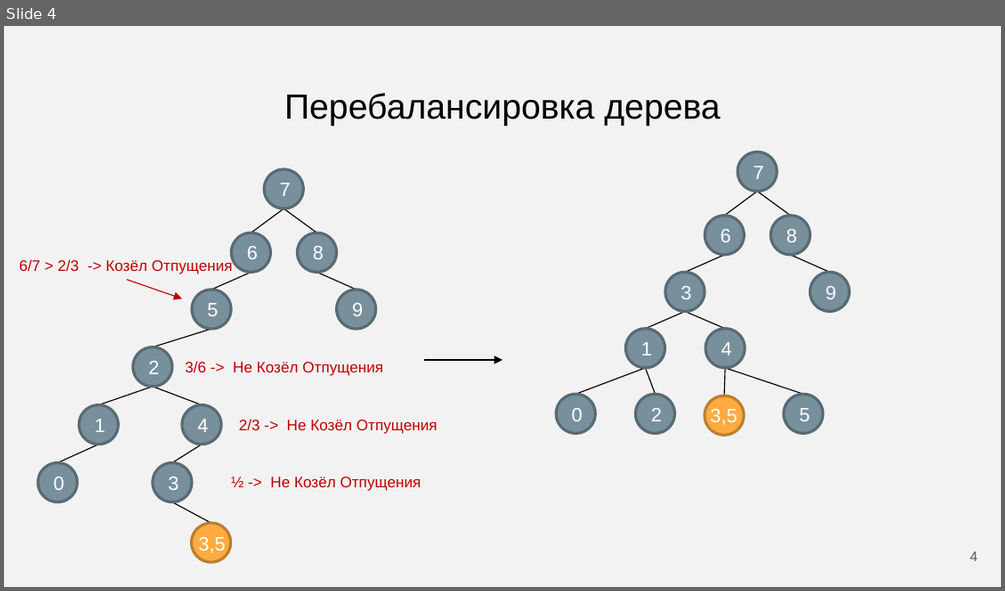
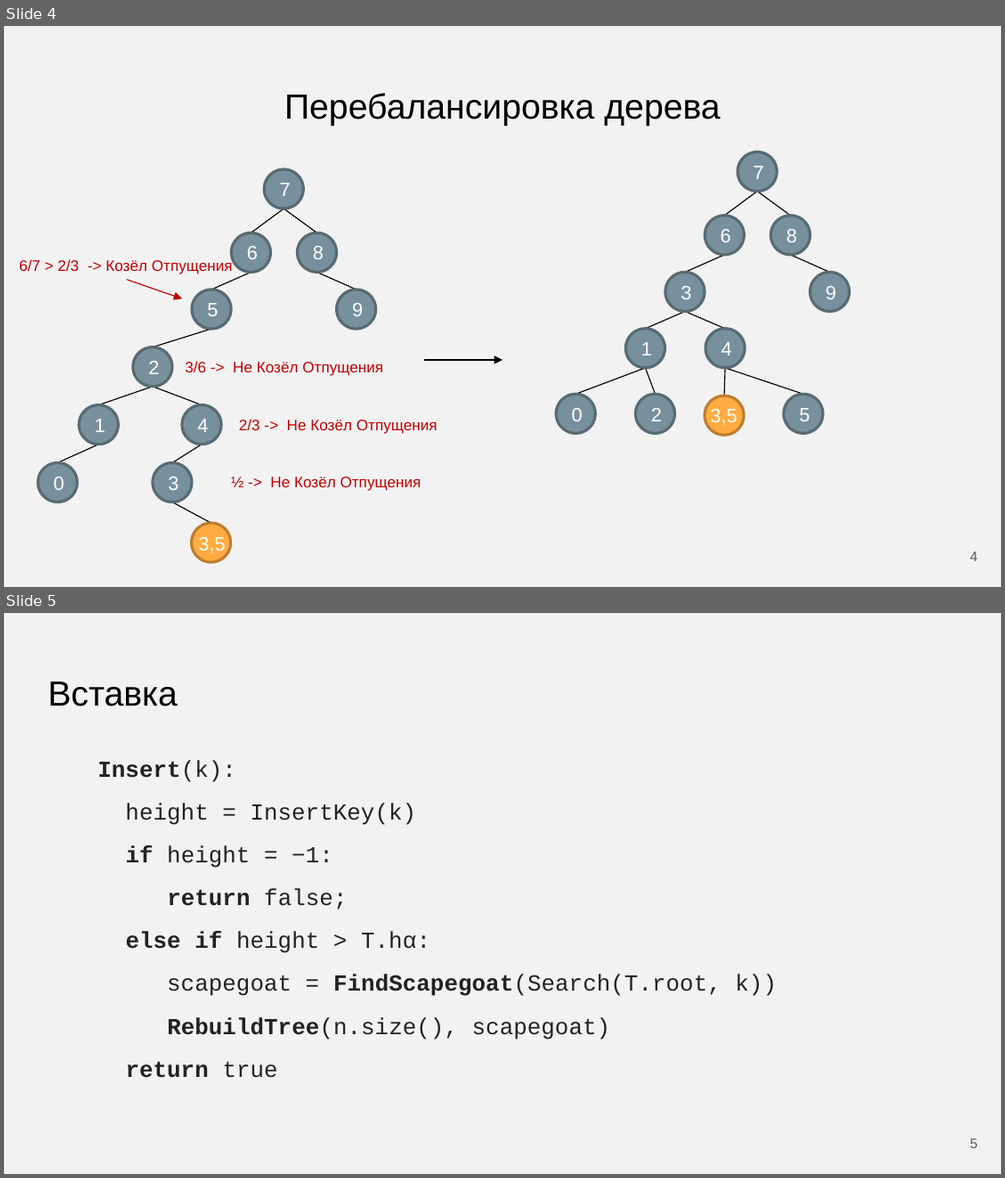
Before and after one commit to Flnchkv/ScapeGoat_Three, a slide deck: ScapeGoat Three.pptx. Shown one above the other, each under a label of ours: slide 4 before the commit, slides 4 and 5 after it. The pictures are 1005x591 and 1005x1178 pixels, drawn with LibreOffice and Linux fonts; fonts in the diff are those of the drawing. Boxes give left, top, right and bottom in pixels: in the first picture for what was removed or moved away, otherwise in the second. Text is boxed around its words. In the diff, an @@ line names an element or a change of style, - is before the commit and + after.

```diff
--- a/ScapeGoat Three.pptx
+++ b/ScapeGoat Three.pptx
@@ slide 5 added at bbox=[4, 613, 1001, 1174], background #F2F2F2 @@
@@ title added at bbox=[48, 682, 178, 706], 25.2 pt, text #000000 @@
+Вставка
@@ text added at bbox=[97, 760, 777, 1078], 16.6 pt, text #222222 @@
+Insert(k):
+height = InsertKey(k)
+if height = −1:
+return false;
+else if height > T.hα:
+scapegoat = FindScapegoat(Search(T.root, k))
+RebuildTree(n.size(), scapegoat)
+return true
@@ page number added at bbox=[970, 1138, 978, 1148], 10 pt, text #595959 @@
+5
```
Also in this commit, not shown: 3 slides changed, 2 other slides added, 1 slide removed.
